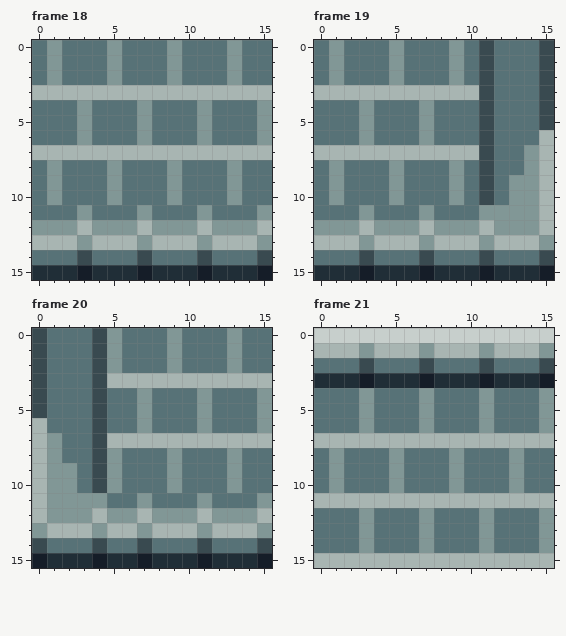
Pixel-art file, stored at DavisGGJ2023/Assets/ArtDev/TileSet/Tiles_GGJ.aseprite. Above: the version before the commit.
16x16 pixels, 42 frames. Colours within 5 levels of each other are drawn and written as one. Shown: frame 18, frame 19, frame 20, frame 21. The commit also changed other frames, which this record leaves out.
New version:
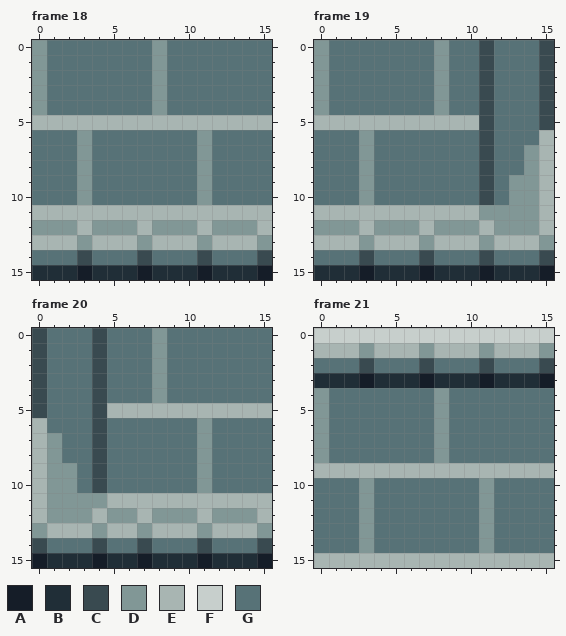
Palette (. is transparent): A #151d28  B #202e37  C #394a50  D #819796  E #a8b5b2  F #c7cfcc  G #577277
Change:
Frame 18, layer "Layer 1":
y 0..2: x 0..1 GD -> DG; x 5 D -> G; x 8..9 GD -> DG; x 13 D -> G
y 3: x 0..15 EEEEEEEEEEEEEEEE -> DGGGGGGGDGGGGGGG
y 4: x 0 G -> D; x 3 D -> G; x 7..8 DG -> GD; x 11 D -> G; x 15 D -> G
y 5: x 0..15 GGGDGGGDGGGDGGGD -> EEEEEEEEEEEEEEEE
y 6: x 7 D -> G; x 15 D -> G
y 7: x 0..15 EEEEEEEEEEEEEEEE -> GGGDGGGGGGGDGGGG
y 8..10: x 1 D -> G; x 3 G -> D; x 5 D -> G; x 9 D -> G; x 11 G -> D; x 13 D -> G
y 11: x 0..15 GGGDGGGDGGGDGGGD -> EEEEEEEEEEEEEEEE
Frame 19, layer "Layer 3":
y 0..2: x 0..1 GD -> DG; x 5 D -> G; x 8..9 GD -> DG
y 3: x 0..10 EEEEEEEEEEE -> DGGGGGGGDGG
y 4: x 0 G -> D; x 3 D -> G; x 7..8 DG -> GD
y 5: x 0..10 GGGDGGGDGGG -> EEEEEEEEEEE
y 6: x 7 D -> G
y 7: x 0..10 EEEEEEEEEEE -> GGGDGGGGGGG
y 8..10: x 1 D -> G; x 3 G -> D; x 5 D -> G; x 9 D -> G
y 11: x 0..10 GGGDGGGDGGG -> EEEEEEEEEEE
Frame 20, layer "Layer 3":
y 0..2: x 5 D -> G; x 8..9 GD -> DG; x 13 D -> G
y 3: x 5..15 EEEEEEEEEEE -> GGGDGGGGGGG
y 4: x 7..8 DG -> GD; x 11 D -> G; x 15 D -> G
y 5: x 5..15 GGDGGGDGGGD -> EEEEEEEEEEE
y 6: x 7 D -> G; x 15 D -> G
y 7: x 5..15 EEEEEEEEEEE -> GGGGGGDGGGG
y 8..10: x 5 D -> G; x 9 D -> G; x 11 G -> D; x 13 D -> G
y 11: x 5..15 GGDGGGDGGGD -> EEEEEEEEEEE
Frame 21, layer "Layer 1":
y 4..6: x 0 G -> D; x 3 D -> G; x 7..8 DG -> GD; x 11 D -> G; x 15 D -> G
y 7: x 0..15 EEEEEEEEEEEEEEEE -> DGGGGGGGDGGGGGGG
y 8: x 0..1 GD -> DG; x 5 D -> G; x 8..9 GD -> DG; x 13 D -> G
y 9: x 0..15 GDGGGDGGGDGGGDGG -> EEEEEEEEEEEEEEEE
y 10: x 1 D -> G; x 3 G -> D; x 5 D -> G; x 9 D -> G; x 11 G -> D; x 13 D -> G
y 11: x 0..15 EEEEEEEEEEEEEEEE -> GGGDGGGGGGGDGGGG
y 12..14: x 7 D -> G; x 15 D -> G
